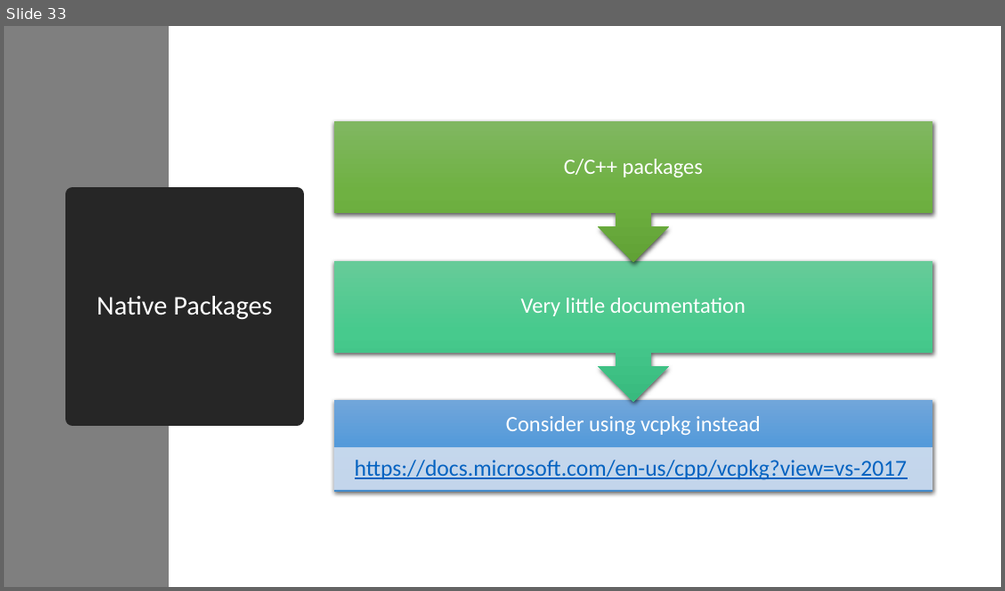
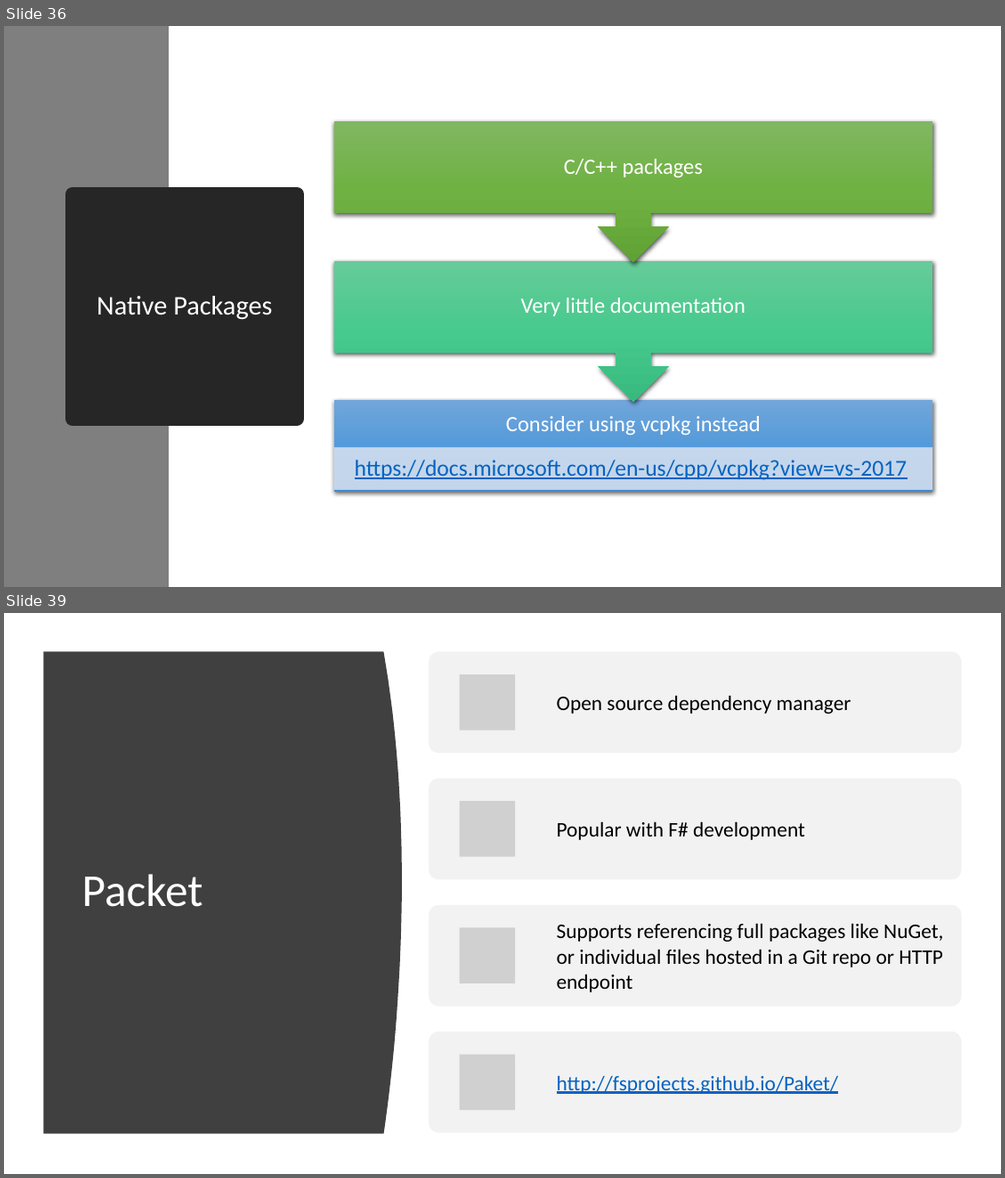
Before and after one commit to ProgrammerAL/Presentations-2019, a slide deck: 01-10 - ONETUG - Working with NuGet Packages/Presentation.pptx. Shown one above the other, each under a label of ours: slide 33 before the commit, slides 36 and 39 after it; the slides between them are not shown. The pictures are 1005x591 and 1005x1178 pixels, drawn with LibreOffice and Linux fonts; fonts in the diff are those of the drawing; grey boxes stand for pictures. Boxes give left, top, right and bottom in pixels: in the first picture for what was removed or moved away, otherwise in the second. Text is boxed around its words. In the diff, an @@ line names an element or a change of style, - is before the commit and + after.

```diff
--- a/01-10 - ONETUG - Working with NuGet Packages/Presentation.pptx
+++ b/01-10 - ONETUG - Working with NuGet Packages/Presentation.pptx
@@ slide 39 added at (x1=4, y1=613, x2=1001, y2=1174), background #FFFFFF @@
@@ freeform shape added at (x1=44, y1=652, x2=402, y2=1134), fill #404040 @@
@@ title added at (x1=82, y1=874, x2=203, y2=907), 44 pt, text #FFFFFF @@
+Packet
@@ group added at (x1=429, y1=652, x2=961, y2=1132): 4 rounded rectangles, 4 pictures, 4 texts @@
+Open source dependency manager
+Popular with F# development
+Supports referencing full packages like NuGet, or individual files hosted in a Git repo or HTTP endpoint
+http://fsprojects.github.io/Paket/
@@ what was slide 33 is now slide 36 @@
```
Also in this commit, not shown: 10 slides changed, 8 other slides added, 3 slides removed.
